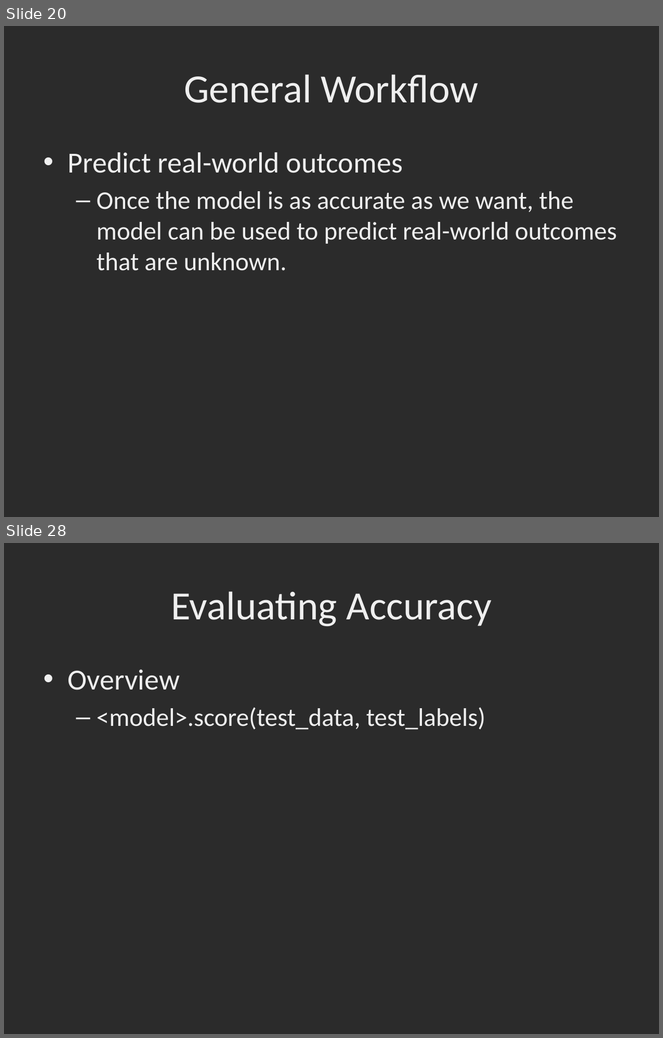
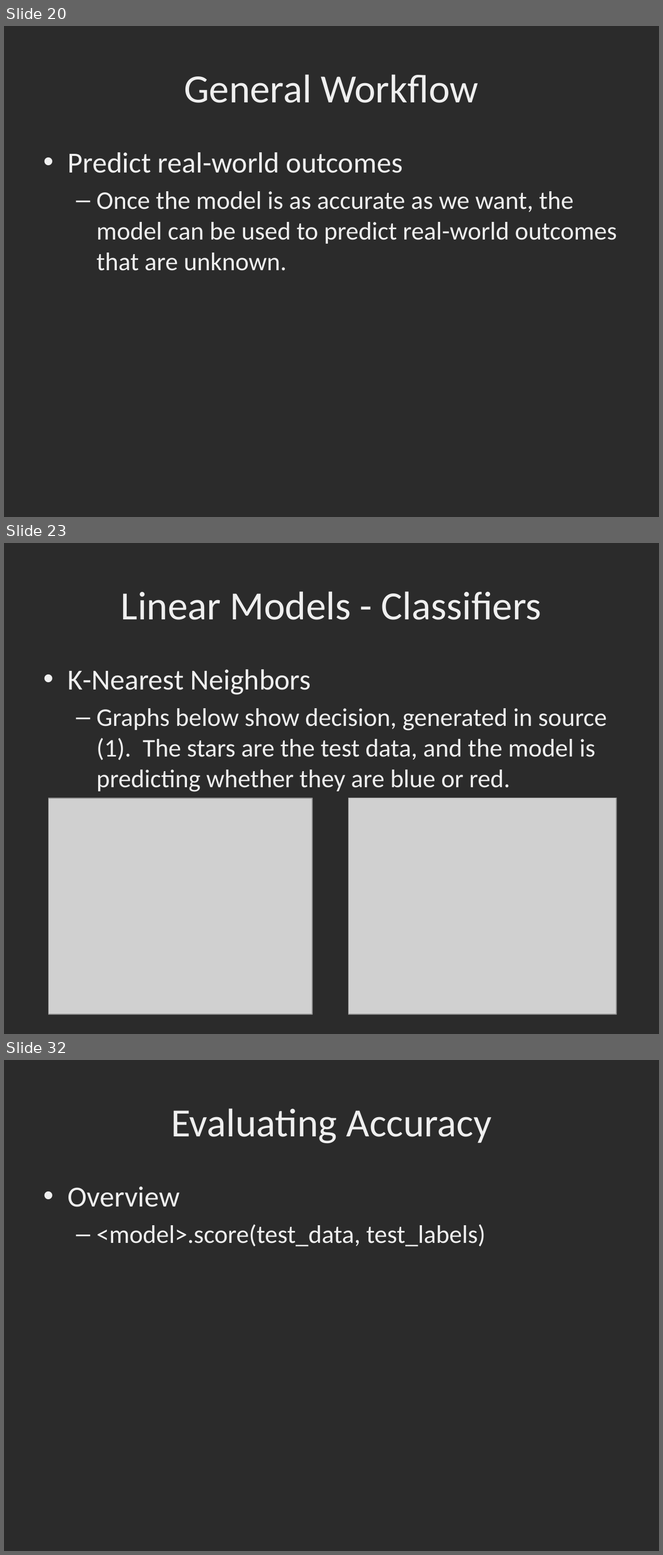
Before and after one commit to dbowmans46/PracticalProgramming, a slide deck: Session 7 - Python/Instructional Material/Session 7 - Python Brief Intro to Machine Learning with Scikit Learn.pptx. Shown one above the other, each under a label of ours: slides 20 and 28 before the commit, slides 20, 23 and 32 after it; the slides between them are not shown. The pictures are 663x1038 and 663x1555 pixels, drawn with LibreOffice and Linux fonts; fonts in the diff are those of the drawing; grey boxes stand for pictures; background and template pictures are left out; a plain dark background stands for a picture behind light text. Boxes give left, top, right and bottom in pixels: in the first picture for what was removed or moved away, otherwise in the second. Text is boxed around its words. In the diff, an @@ line names an element or a change of style, - is before the commit and + after.

Commit message:
Added descriptions for some model types.

```diff
--- a/Session 7 - Python/Instructional Material/Session 7 - Python Brief Intro to Machine Learning with Scikit Learn.pptx
+++ b/Session 7 - Python/Instructional Material/Session 7 - Python Brief Intro to Machine Learning with Scikit Learn.pptx
@@ slide 23 added at (4,543,659,1034), background picture (left out) @@
@@ title added at (121,591,542,620), 44 pt, text #EFEFEF @@
+Linear Models - Classifiers
@@ text added at (68,669,607,792), 28 pt, text #EFEFEF @@
+• K-Nearest Neighbors
+  – Graphs below show decision, generated in source (1). The stars are the test data, and the model is predicting whether they are blue or red.
@@ picture added at (49,798,312,1015) @@
@@ picture added at (349,798,617,1015) @@
@@ what was slide 28 is now slide 32 @@
```
Also in this commit, not shown: 8 slides changed, 4 other slides added.
